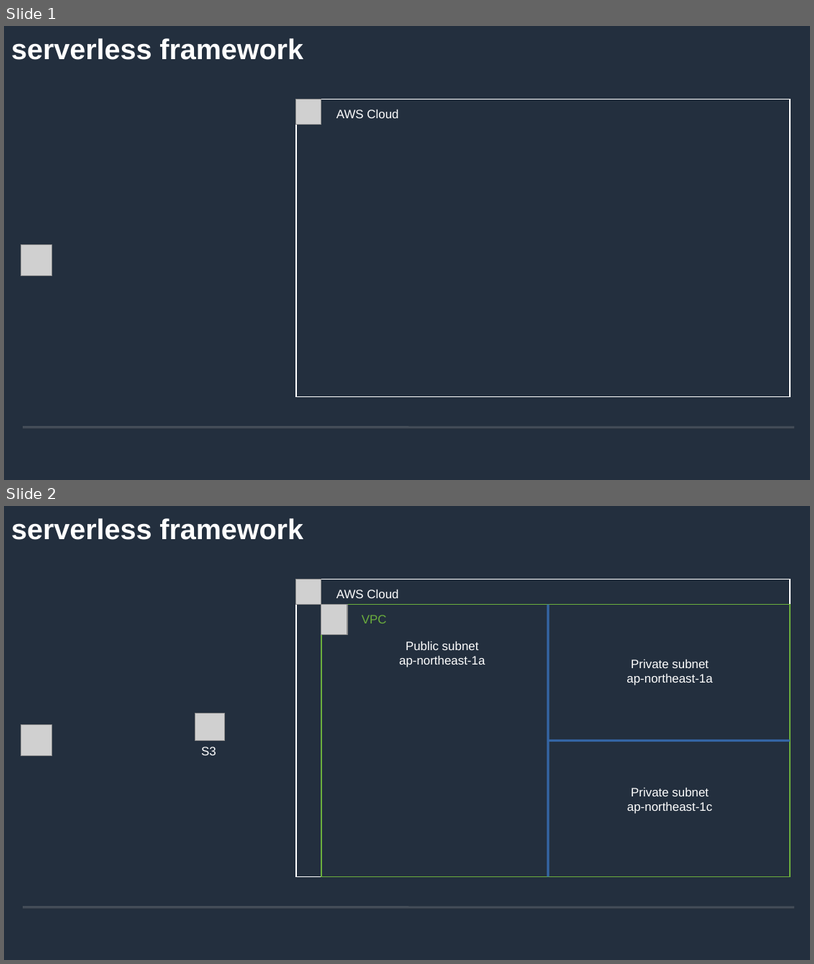
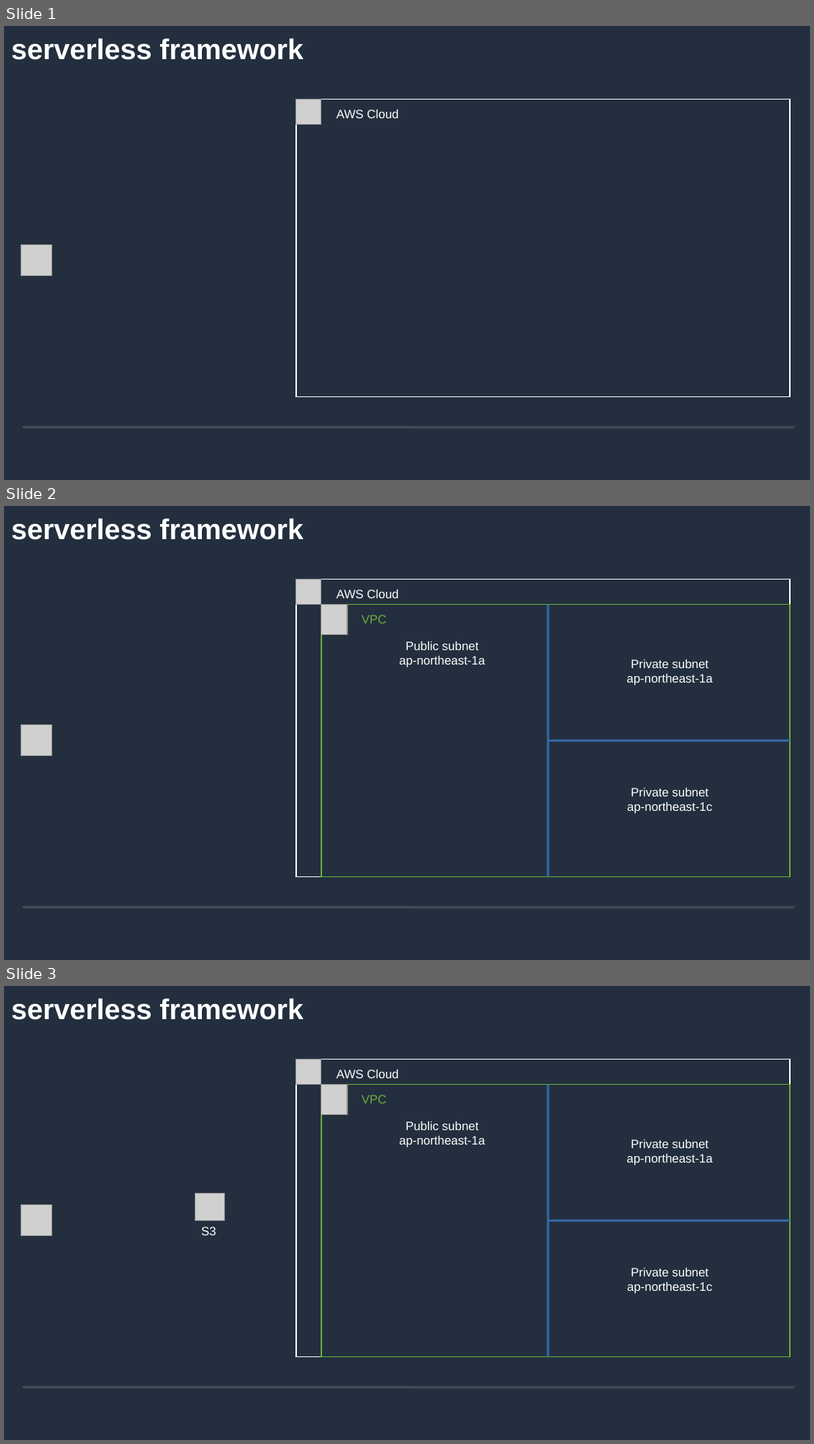
Before and after one commit to andygithub9/cfc104_2, a slide deck: 104.odp. Shown one above the other, each under a label of ours: slides 1 and 2 before the commit, slides 1, 2 and 3 after it. The pictures are 814x964 and 814x1444 pixels, drawn with LibreOffice and Linux fonts; fonts in the diff are those of the drawing; grey boxes stand for pictures; background and template pictures are left out. Boxes give left, top, right and bottom in pixels: in the first picture for what was removed or moved away, otherwise in the second. Text is boxed around its words. In the diff, an @@ line names an element or a change of style, - is before the commit and + after.

```diff
--- a/104.odp
+++ b/104.odp
@@ slide 2 added at (x1=4, y1=506, x2=810, y2=960), background #232F3E; not listed: 2 template elements that a slide beside it also shows @@
@@ title added at (x1=11, y1=518, x2=304, y2=540), 28 pt, text #FFFFFF, bold @@
+serverless framework
@@ rectangle added at (x1=297, y1=579, x2=791, y2=876), outline #FFFFFF 0.99 pt, 12 pt, text #FFFFFF @@
+AWS Cloud
@@ picture added at (x1=297, y1=579, x2=322, y2=604) @@
@@ rectangle added at (x1=322, y1=604, x2=791, y2=876), outline #6BAE3D 0.99 pt, 12 pt, text #6BAE3D @@
+VPC
@@ picture added at (x1=322, y1=604, x2=348, y2=634) @@
@@ line added from (548, 604) to (548, 876), #3465A4 2.3 pt @@
@@ text added at (x1=399, y1=641, x2=485, y2=667), 12 pt, text #FFFFFF @@
+Public subnet
+ap-northeast-1a
@@ text added at (x1=627, y1=659, x2=712, y2=685), 12 pt, text #FFFFFF @@
+Private subnet
+ap-northeast-1a
@@ picture added at (x1=21, y1=725, x2=52, y2=756) @@
@@ line added from (791, 740) to (548, 740), #3465A4 2.3 pt @@
@@ text added at (x1=628, y1=787, x2=712, y2=813), 12 pt, text #FFFFFF @@
+Private subnet
+ap-northeast-1c
@@ what was slide 2 is now slide 3 @@
```
Also in this commit, not shown: 4 other files.
